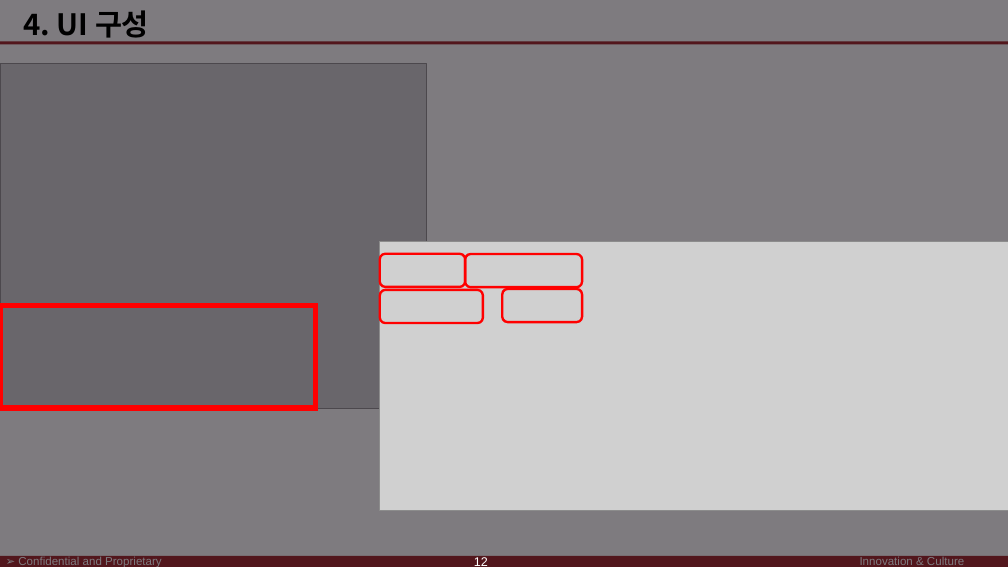
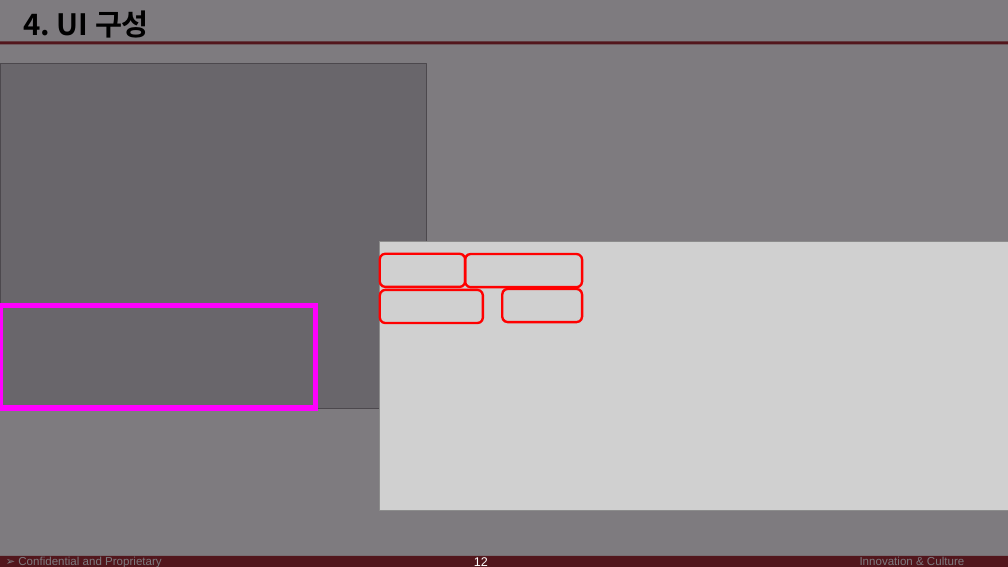
Before and after one commit to SaintSeong/JusungProject, a slide deck: slide 19 of A조 발표/A조 발표(수정용).pptx. Drawn at 1008x567 pixels with LibreOffice and Linux fonts; fonts in the diff are those of the drawing; grey boxes stand for pictures; background and template pictures are left out. Boxes give left, top, right and bottom in pixels: in the first picture for what was removed or moved away, otherwise in the second. Text is boxed around its words. In the diff, an @@ line names an element or a change of style, - is before the commit and + after.

```diff
--- a/A조 발표/A조 발표(수정용).pptx
+++ b/A조 발표/A조 발표(수정용).pptx
@@ rectangle at <box>0,306,315,408</box>: outline #FF0000 5 pt to #FF00FF 5 pt @@
```
Also in this commit, not shown: 5 other slides changed.
